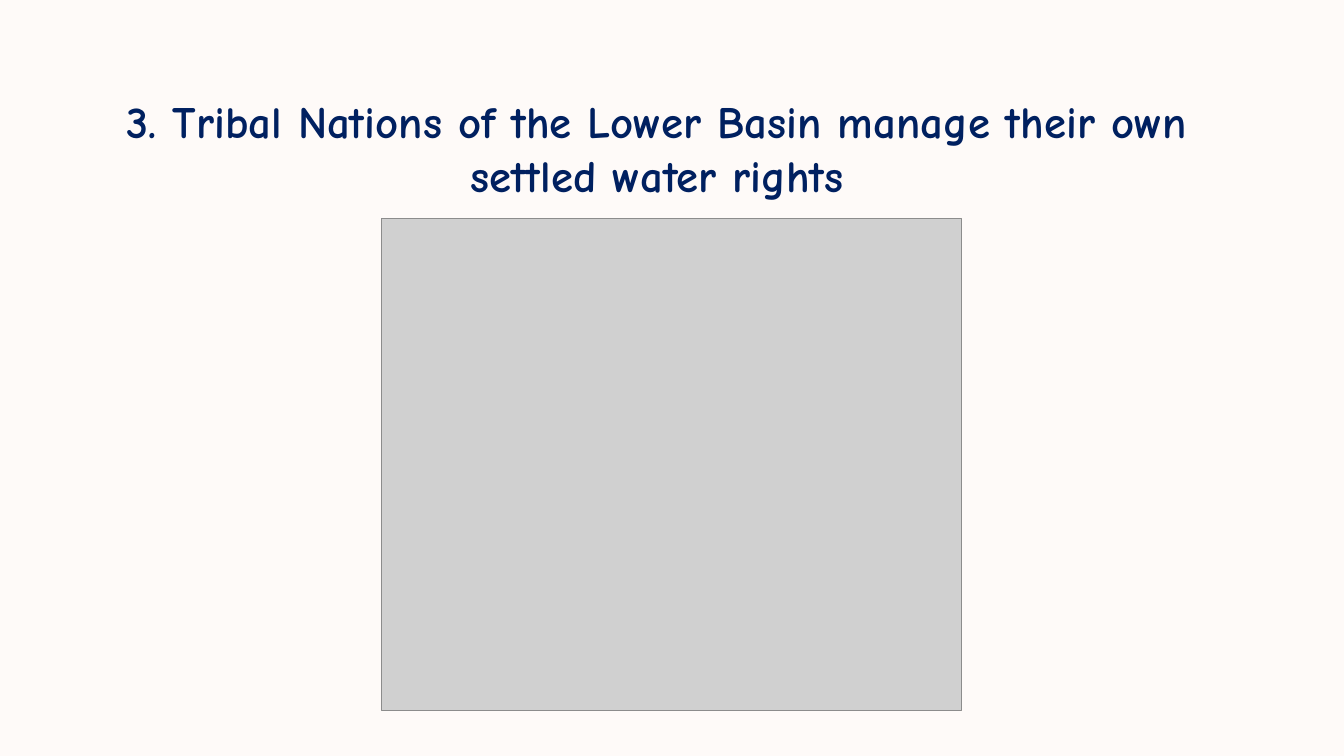
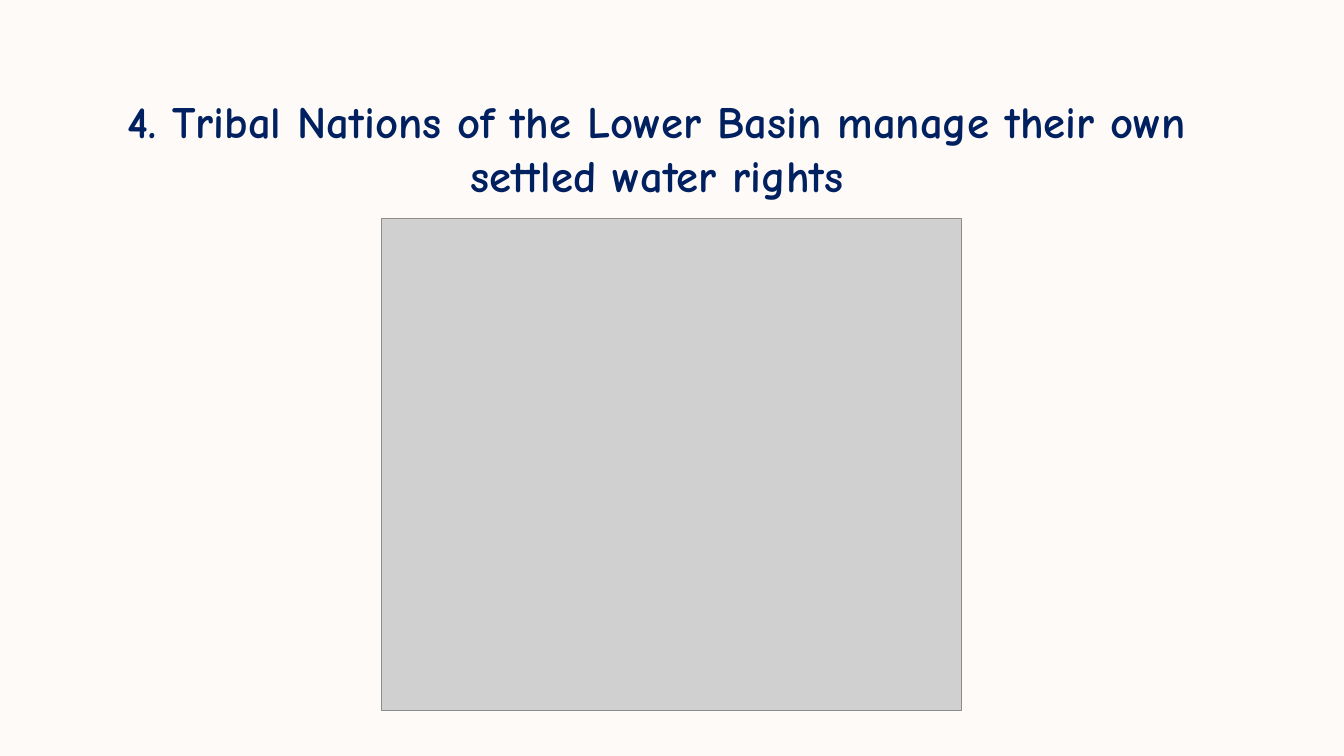
Before and after one commit to ImmersiveModelsColoradoRiver/LakeMeadDivideInflow, a slide deck: slide 6 of ImmersiveModelLakeMeadDivideInflow-LetsStart.pptx (slide 5 before the commit). Drawn at 1344x756 pixels with LibreOffice and Linux fonts; fonts in the diff are those of the drawing; grey boxes stand for pictures. Boxes give left, top, right and bottom in pixels: in the first picture for what was removed or moved away, otherwise in the second. Text is boxed around its words. In the diff, an @@ line names an element or a change of style, - is before the commit and + after.

```diff
--- a/ImmersiveModelLakeMeadDivideInflow-LetsStart.pptx
+++ b/ImmersiveModelLakeMeadDivideInflow-LetsStart.pptx
@@ text at (127,107,1186,200): text changed @@
-3. Tribal Nations of the Lower Basin manage their own settled water rights
+4. Tribal Nations of the Lower Basin manage their own settled water rights
```
Also in this commit, not shown: 3 other slides changed, 1 slide added, 2 other files.
